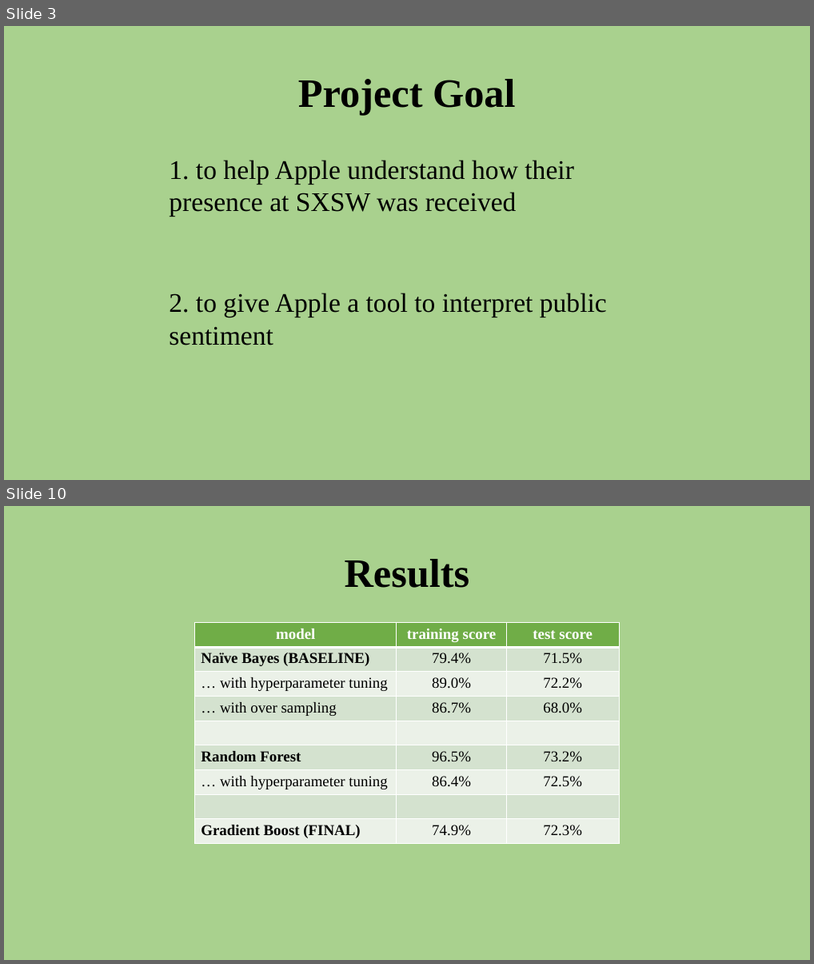
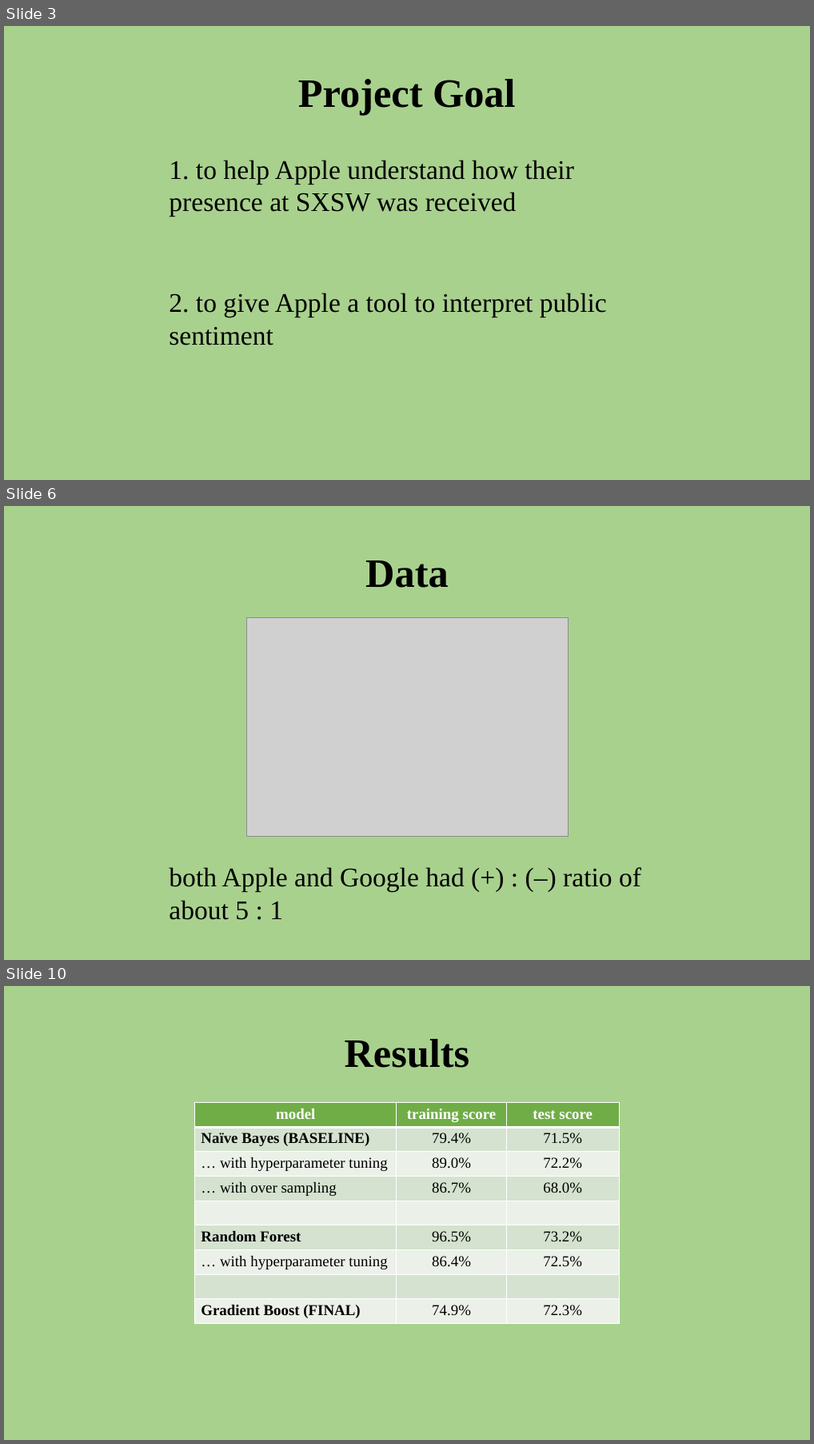
Before and after one commit to aarongalbraith/flatiron-phase4-project, a slide deck: presentation.pptx. Shown one above the other, each under a label of ours: slides 3 and 10 before the commit, slides 3, 6 and 10 after it; the slides between them are not shown. The pictures are 814x964 and 814x1444 pixels, drawn with LibreOffice and Linux fonts; fonts in the diff are those of the drawing; grey boxes stand for pictures. Boxes give left, top, right and bottom in pixels: in the first picture for what was removed or moved away, otherwise in the second. Text is boxed around its words. In the diff, an @@ line names an element or a change of style, - is before the commit and + after.

```diff
--- a/presentation.pptx
+++ b/presentation.pptx
@@ slide 6 added at <box>4,506,810,960</box>, background #A9D18E @@
@@ title added at <box>366,560,449,588</box>, 48 pt, text #000000, bold @@
+Data
@@ picture added at <box>246,618,569,836</box> @@
@@ text added at <box>169,867,642,920</box>, 32 pt, text #000000 @@
+both Apple and Google had (+) : (–) ratio of about 5 : 1
```
Also in this commit, not shown: 4 slides changed, 1 other slide added, 2 slides removed, 1 other file.
